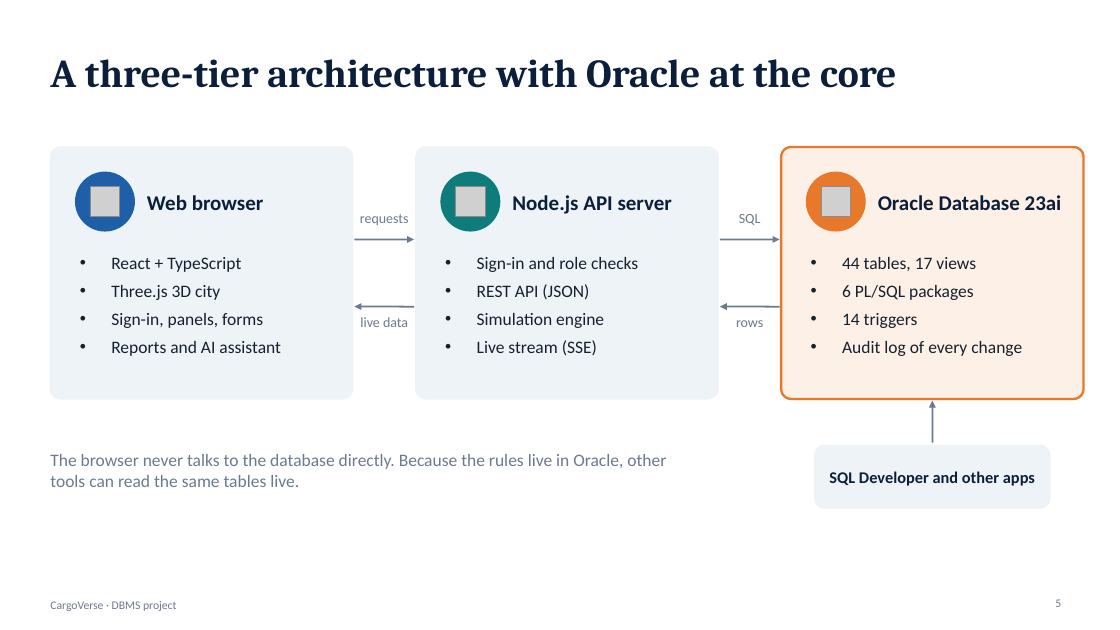
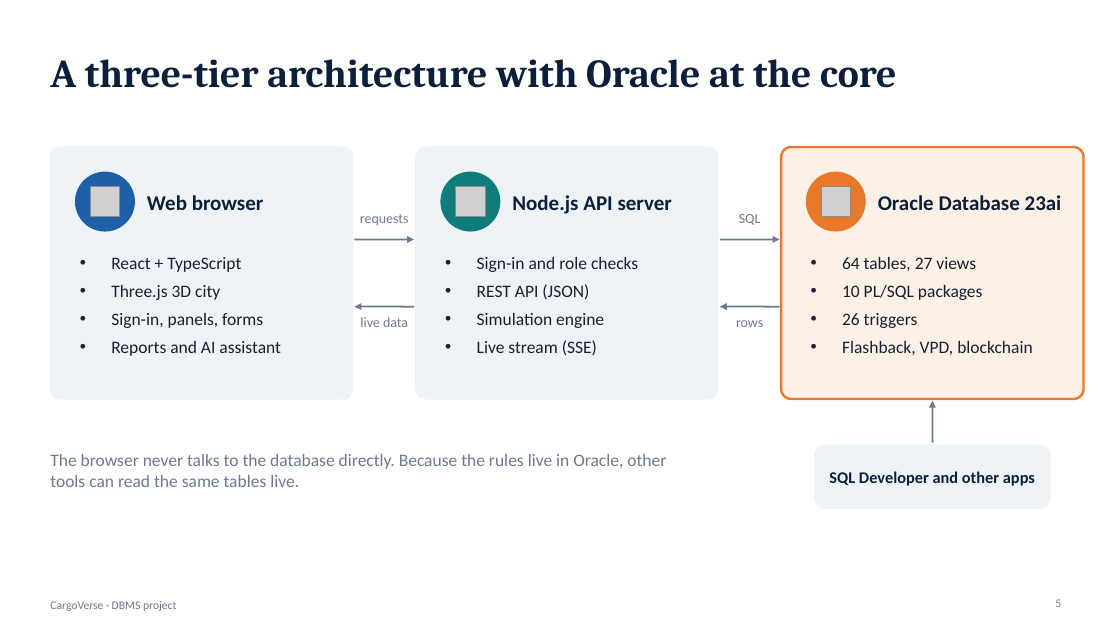
Before and after one commit to Vishal-S007/CargoVerse, a slide deck: slide 5 of docs/CargoVerse-Presentation.pptx. Drawn at 1120x630 pixels with LibreOffice and Linux fonts; fonts in the diff are those of the drawing; grey boxes stand for pictures. Boxes give left, top, right and bottom in pixels: in the first picture for what was removed or moved away, otherwise in the second. Text is boxed around its words. In the diff, an @@ line names an element or a change of style, - is before the commit and + after.

```diff
--- a/docs/CargoVerse-Presentation.pptx
+++ b/docs/CargoVerse-Presentation.pptx
@@ text at [842,257,1032,355]: text changed @@
-• 44 tables, 17 views
-• 6 PL/SQL packages
-• 14 triggers
-• Audit log of every change
+• 64 tables, 27 views
+• 10 PL/SQL packages
+• 26 triggers
+• Flashback, VPD, blockchain
```
Also in this commit, not shown: 5 other slides changed, 3 slides added, 8 other files.
